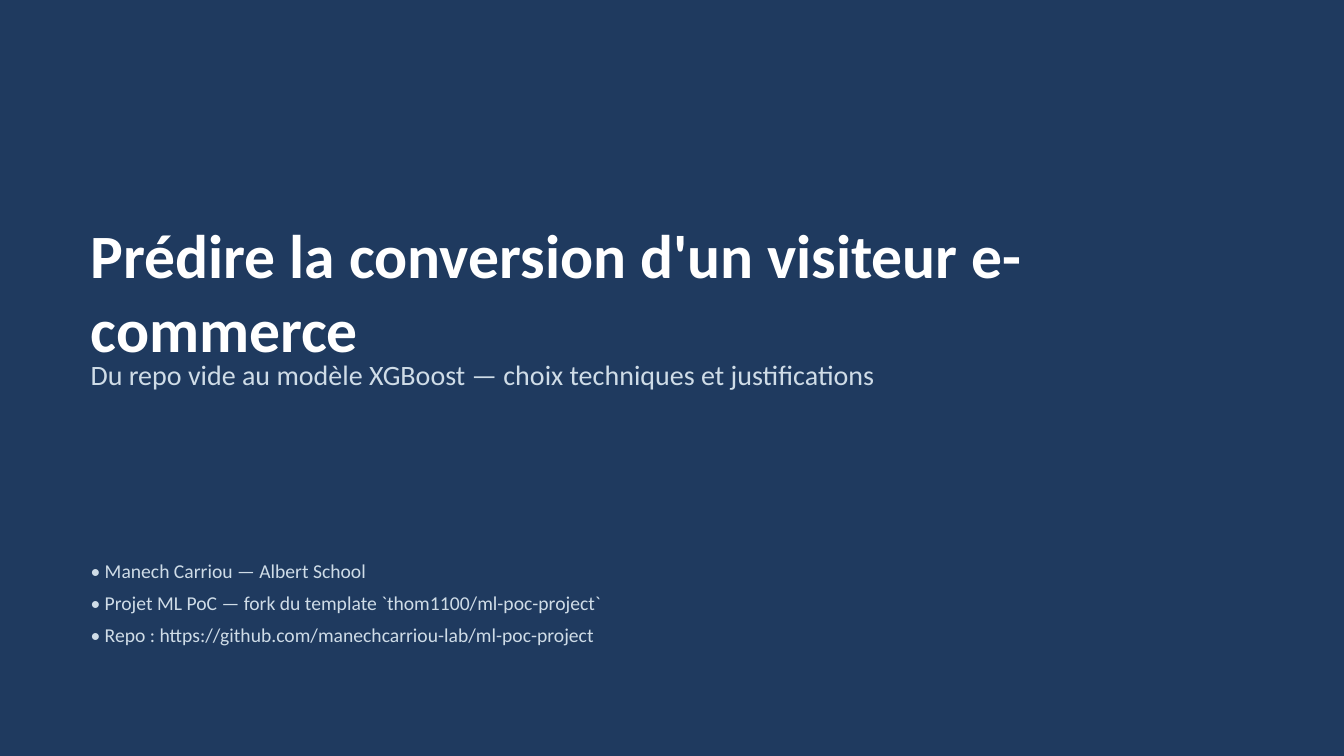
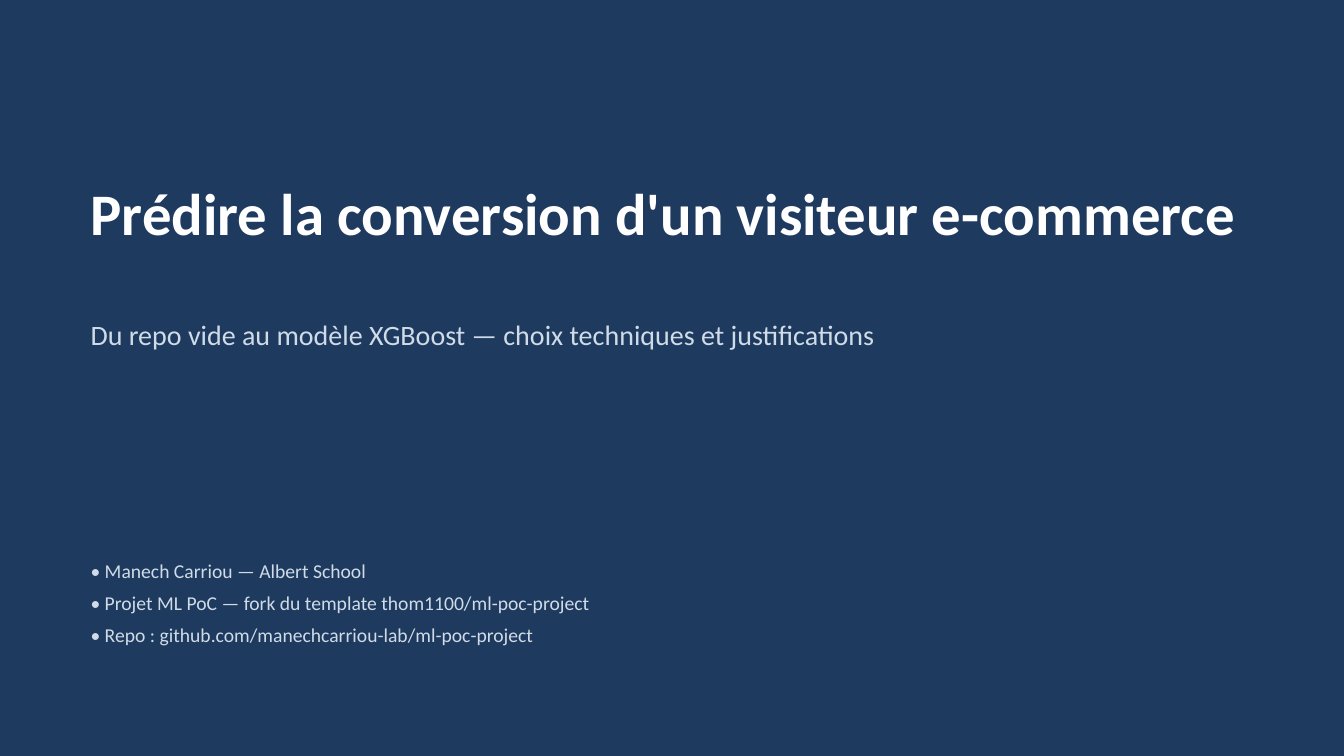
Before and after one commit to manechcarriou-lab/ml-poc-project, a slide deck: slide 1 of deliverables/process_overview.pptx. Drawn at 1344x756 pixels with LibreOffice and Linux fonts; fonts in the diff are those of the drawing. Boxes give left, top, right and bottom in pixels: in the first picture for what was removed or moved away, otherwise in the second. Text is boxed around its words. In the diff, an @@ line names an element or a change of style, - is before the commit and + after.

```diff
--- a/deliverables/process_overview.pptx
+++ b/deliverables/process_overview.pptx
@@ text "Prédire la conversion d'un visiteur ...": place and size @@
-text "Prédire la conversion d'un visiteur ..." at [91,234,1022,366]
+text "Prédire la conversion d'un visiteur ..." at [91,193,1235,236]
@@ text "Prédire la conversion d'un visiteur ..." at [91,193,1235,236]: size 44 to 42 pt @@
@@ text "Du repo vide au modèle ...": place and size @@
-text "Du repo vide au modèle ..." at [91,365,874,390]
+text "Du repo vide au modèle ..." at [91,325,874,350]
@@ text at [105,596,589,646]: text changed @@
-• Projet ML PoC — fork du template `thom1100/ml-poc-project`
-• Repo : https://github.com/manechcarriou-lab/ml-poc-project
+• Projet ML PoC — fork du template thom1100/ml-poc-project
+• Repo : github.com/manechcarriou-lab/ml-poc-project
```
Also in this commit, not shown: 7 other slides changed, 8 slides added, 6 slides removed, 15 other files.
